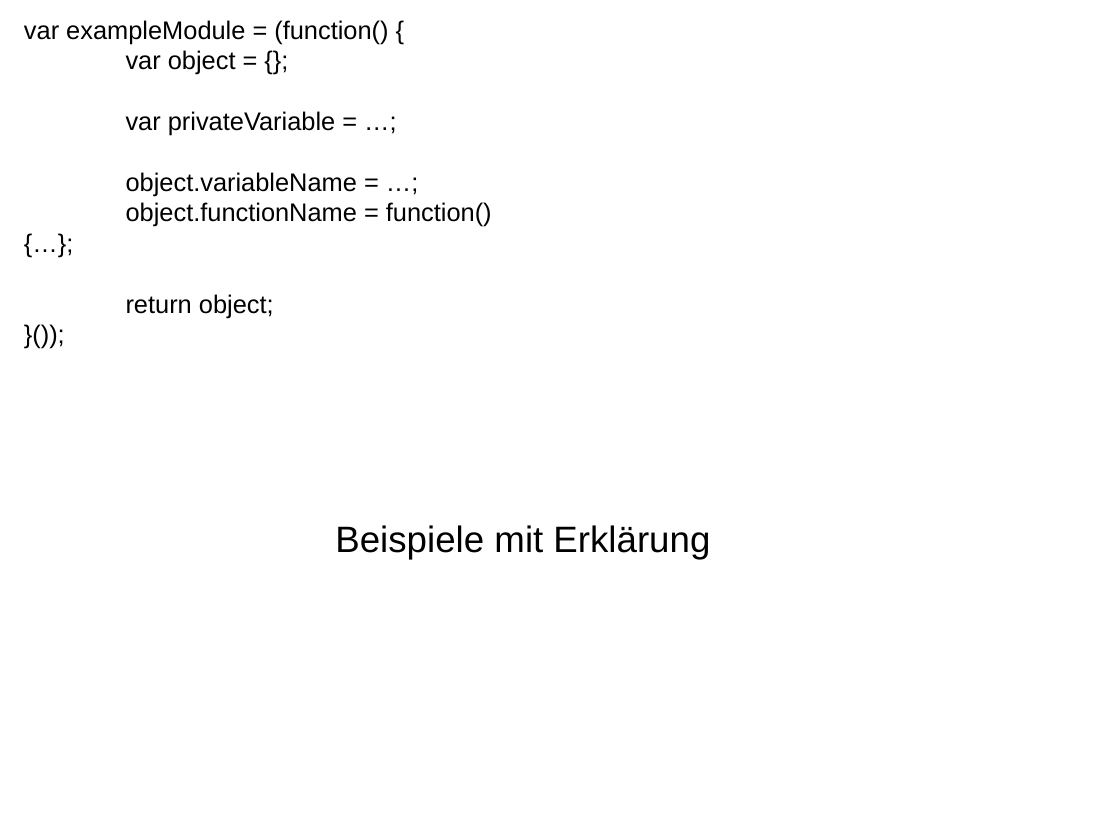
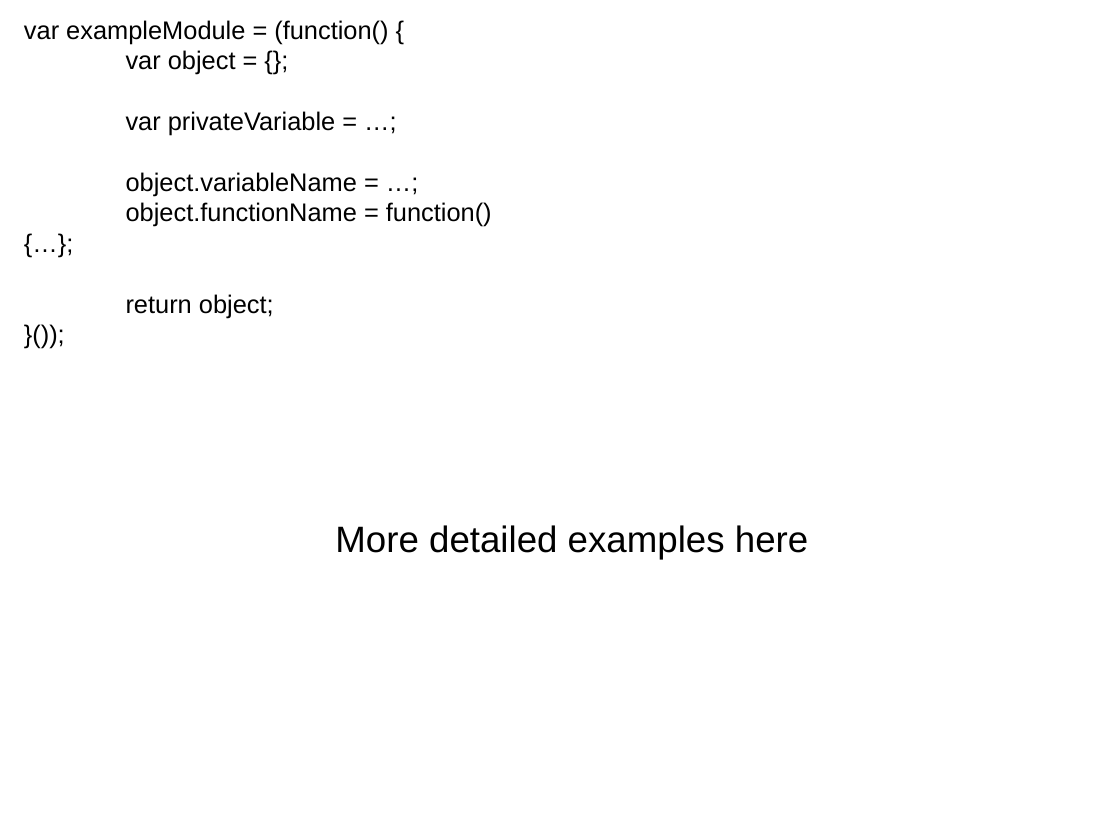
Before and after one commit to sattler/javascript-seminar-2015, a slide deck: slide 6 of presentation/Presentation.odp (slide 5 before the commit). Drawn at 1120x840 pixels with LibreOffice and Linux fonts; fonts in the diff are those of the drawing. Boxes give left, top, right and bottom in pixels: in the first picture for what was removed or moved away, otherwise in the second. Text is boxed around its words. In the diff, an @@ line names an element or a change of style, - is before the commit and + after.

```diff
--- a/presentation/Presentation.odp
+++ b/presentation/Presentation.odp
@@ text at [335, 525, 808, 559]: text changed @@
-Beispiele mit Erklärung
+More detailed examples here
```
Also in this commit, not shown: 2 other slides changed, 1 slide added.
